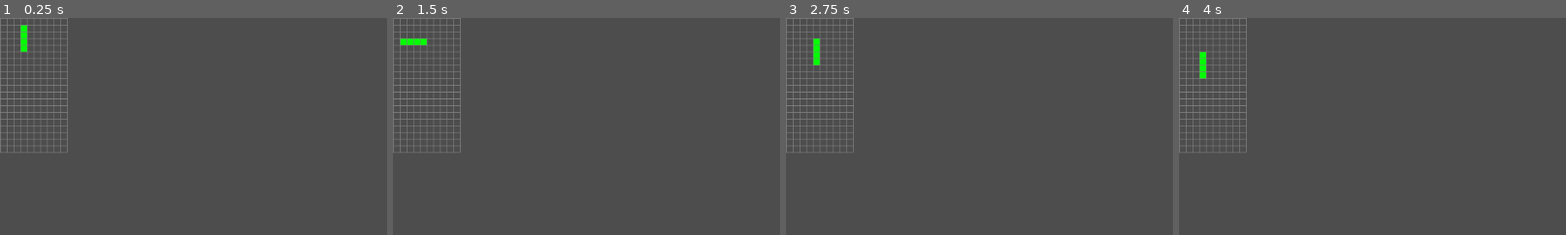
Above: before the commit, frames 1-4 (left to right).
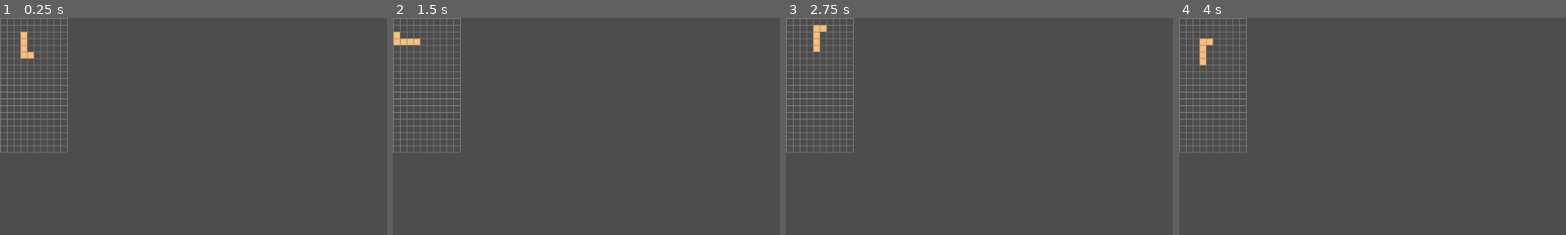
Above: after the commit, the same moments.

Repository: michaellawson96/Polyomino
Game: Godot game, scene res://scenes/Main.tscn
Two runs of this game, one before a commit and one after it. Both use one fixed random seed, a clock stepped at 60 frames per second and the inputs below.
Inputs:
- Up to frame 1 (0.25 s): no input
- Up to frame 2 (1.5 s): tap Enter at 0.5 s; hold Right (ui_right) 0.53-1.28 s; hold C (flip_h, bound only after the commit) 0.53-1.28 s; tap Space at 1.25 s; hold Left (ui_left) from 1.28 s (still down); tap Z (rotate_ccw) at 1.35 s
- Up to frame 3 (2.75 s): tap C (flip_h, bound only after the commit) at 1.55, 2.3 s; release Left (ui_left) at 2.03 s; hold Right (ui_right) from 2.03 s (still down); hold X (rotate_cw) from 2.03 s (still down)
- Up to frame 4 (4 s): tap Enter at 2.75 s; release X (rotate_cw) at 2.78 s; tap C (flip_h, bound only after the commit) at 2.85 s; tap Space at 3.5 s; release Right (ui_right) at 3.53 s; hold Left (ui_left) from 3.53 s (still down); hold C (flip_h, bound only after the commit) from 3.53 s (still down)
The pictures show only the part of the screen within x 0-50%, y 0-50%; the shares and areas given below are measured in that part.

The runs differ from the first frame. In frame 1, 0.3% of the frame differs, in the area x 5-9%, y 3-19%; in frame 2, 0.3%; in frame 3, 0.4%, in the area x 7-11%, y 3-22%; in frame 4, 0.4%.

Commit message:
PTP2 Step 10 - Define and Store Multiple Unique Polyomino Shapes

Diff:
--- a/project.godot
+++ b/project.godot
@@ -27,3 +27,8 @@
 "events": [Object(InputEventKey,"resource_local_to_scene":false,"resource_name":"","device":-1,"window_id":0,"alt_pressed":false,"shift_pressed":false,"ctrl_pressed":false,"meta_pressed":false,"pressed":false,"keycode":0,"physical_keycode":90,"key_label":0,"unicode":122,"echo":false,"script":null)
 ]
 }
+flip_h={
+"deadzone": 0.5,
+"events": [Object(InputEventKey,"resource_local_to_scene":false,"resource_name":"","device":-1,"window_id":0,"alt_pressed":false,"shift_pressed":false,"ctrl_pressed":false,"meta_pressed":false,"pressed":false,"keycode":0,"physical_keycode":67,"key_label":0,"unicode":99,"echo":false,"script":null)
+]
+}
--- a/scenes/Board.tscn
+++ b/scenes/Board.tscn
@@ -8,6 +8,7 @@
 board_width = 6
 board_height = 15
 cell_size = 38
+default_spawn_id = "L5"
 
 [node name="PolyominoContainer" type="Node2D" parent="."]
 
--- a/scripts/Board.gd
+++ b/scripts/Board.gd
@@ -1,4 +1,9 @@
+@tool
 extends Node2D
+
+const PolyData := preload("res://scripts/PolyominoData.gd")  # adjust path if needed
+
+var default_spawn_id: String = "I3"
 
 # === Configuration ===
 @export_range(1, 100) var board_width: int = 10:
@@ -21,6 +26,7 @@
 # ⬇️ NEW: single authoritative speed (cells per second). Positive=down, Negative=up, Zero=stop.
 @export_range(-10.0, 10.0, 0.1) var fall_rate: float = 1.0
 
+
 # === Internal References ===
 @onready var grid_overlay := $GridOverlay
 @onready var polyomino_container := $PolyominoContainer
@@ -30,6 +36,8 @@
 
 # === Initialization ===
 func _ready():
+	if Engine.is_editor_hint():
+		return
 	_spawn_test_polyomino()
 	_refresh_overlay()
 
@@ -89,28 +97,32 @@
 @export var polyomino_scene: PackedScene = preload("res://prefabs/Polyomino.tscn")
 
 func _spawn_test_polyomino() -> void:
-	var shape_data = PolyominoData.get_shape("I")
-	var poly = polyomino_scene.instantiate()
-	polyomino_container.add_child(poly)
-	poly.initialize(cell_size, Vector2(3, 2), shape_data.blocks, Color.GREEN)
-	_coerce_piece_into_horizontal_bounds(poly)  # <-- add this
-	_update_cell_size_for_children()
+	_spawn_from_id(default_spawn_id)
 
 # === End Test Code ===
 
 # === Input ===
 func _unhandled_input(event: InputEvent) -> void:
-	# Left/Right already here if you added nudging earlier:
 	if event.is_action_pressed("ui_left"):
 		_nudge_active_piece(-1)
 	elif event.is_action_pressed("ui_right"):
 		_nudge_active_piece(1)
 
-	# Rotation:
 	if event.is_action_pressed("rotate_cw"):   # X
 		_rotate_active_piece_cw_no_kick()
 	elif event.is_action_pressed("rotate_ccw"): # Z
 		_rotate_active_piece_ccw_no_kick()
+	elif event.is_action_pressed("flip_h"):     # C
+		_flip_active_piece_horizontal_no_kick()
+
+func _flip_active_piece_horizontal_no_kick() -> void:
+	var p := _get_active_polyomino()
+	if p == null:
+		return
+	var preview: Array[Vector2] = p.preview_flip_horizontal()
+	if _shape_fits_bounds(p, preview): # same bounds check; name is fine
+		p.apply_offsets(preview)
+
 
 
 # Move the current falling piece horizontally by dir (-1 left, +1 right)
@@ -209,7 +221,7 @@
 
 # Returns true if placing the given rotated offsets at the piece's grid_position
 # would keep ALL blocks inside [0..board_width-1] x [0..board_height-1].
-func _rotation_fits(piece: Polyomino, rotated: Array[Vector2]) -> bool:
+func _shape_fits_bounds(piece: Polyomino, rotated: Array[Vector2]) -> bool:
 	var base_x: int = int(piece.grid_position.x)
 	var base_y: int = int(piece.grid_position.y)
 	for i in range(rotated.size()):
@@ -227,7 +239,7 @@
 	if p == null:
 		return
 	var preview: Array[Vector2] = p.preview_rotate_clockwise()
-	if _rotation_fits(p, preview):
+	if _shape_fits_bounds(p, preview):
 		p.apply_offsets(preview)  # rotate; no position change
 	# else: ignore input (no kick)
 
@@ -236,5 +248,46 @@
 	if p == null:
 		return
 	var preview: Array[Vector2] = p.preview_rotate_counterclockwise()
-	if _rotation_fits(p, preview):
+	if _shape_fits_bounds(p, preview):
 		p.apply_offsets(preview)
+
+func _spawn_from_id(id: String, at_grid: Vector2 = Vector2(3, 2)) -> void:
+	var s: Dictionary = PolyData.get_shape(id)
+	if s.is_empty():
+		push_warning("Unknown shape id: %s" % id)
+		return
+
+	var poly: Polyomino = polyomino_scene.instantiate()
+	polyomino_container.add_child(poly)
+
+	var blocks: Array = s["blocks"]
+	var color: Color = s["color"]
+	poly.initialize(cell_size, at_grid, blocks, color)
+
+	_coerce_piece_into_horizontal_bounds(poly)
+	_update_cell_size_for_children()
+
+# 2) Dynamic dropdown built from PolyominoData.SHAPES via the static get_all()
+func _get_property_list() -> Array:
+	var list: Array = []
+
+	var ids: Array[String] = []
+	# Call the STATIC method directly on the preloaded script
+	var shapes: Array = PolyData.get_all()
+	for s in shapes:
+		if s.has("id"):
+			ids.append(String(s["id"]))
+	ids.sort()
+
+	# Fallback (optional)
+	if ids.is_empty():
+		ids = ["M1","D2","I3","L3","F5","X5","W5","T5","U5","V5","P5","N5","Y5","Z5","L5","I5"]
+
+	list.append({
+		"name": "default_spawn_id",
+		"type": TYPE_STRING,
+		"usage": PROPERTY_USAGE_DEFAULT,
+		"hint": PROPERTY_HINT_ENUM,
+		"hint_string": ",".join(ids)
+	})
+	return list
--- a/scripts/Polyomino.gd
+++ b/scripts/Polyomino.gd
@@ -72,6 +72,13 @@
 		out.append(Vector2(-off.y, off.x))  # (x, y) -> (-y, x)
 	return out
 
+func preview_flip_horizontal() -> Array[Vector2]:
+	var out: Array[Vector2] = []
+	for i in range(block_offsets.size()):
+		var off: Vector2 = block_offsets[i]
+		out.append(Vector2(-off.x, off.y)) # mirror across Y-axis
+	return out
+
 func apply_offsets(new_offsets: Array[Vector2]) -> void:
 	block_offsets = new_offsets
 	_redraw_blocks()
--- a/scripts/PolyominoData.gd
+++ b/scripts/PolyominoData.gd
@@ -1,16 +1,55 @@
-# scripts/PolyominoData.gd
+# PolyominoData.gd
+class_name PolyominoData
 extends Node
 
-class_name PolyominoData
+# Each entry: { id, blocks:Array[Vector2], color:Color }
+# Offsets are relative to (0,0). One representative per free shape (no rotations/flips duplicates).
+const SHAPES: Array[Dictionary] = [
+	# --- 1-cell ---
+	{ "id": "M1", "blocks": [Vector2(0, 0)], "color": Color8(240, 240, 240) },
 
-static func get_sample_shapes() -> Dictionary:
-	return {
-		"I": {
-			"blocks": [Vector2(0, -1), Vector2(0, 0), Vector2(0, 1), Vector2(0, 2)],
-			"pivot": Vector2(0, 0)
-		}
-	}
+	# --- 2-cells (domino) ---
+	{ "id": "D2", "blocks": [Vector2(0, 0), Vector2(1, 0)], "color": Color8(180, 180, 255) },
 
-static func get_shape(name: String) -> Dictionary:
-	var shapes = get_sample_shapes()
-	return shapes.get(name, null)
+	# --- 3-cells (triominoes) ---
+	# I3 (straight)
+	{ "id": "I3", "blocks": [Vector2(0, 0), Vector2(1, 0), Vector2(2, 0)], "color": Color8(180, 255, 180) },
+	# L3 (bent)
+	{ "id": "L3", "blocks": [Vector2(0, 0), Vector2(1, 0), Vector2(0, 1)], "color": Color8(255, 210, 160) },
+
+	# --- 5-cells (pentominoes, 12 free shapes) ---
+	# Coordinates chosen as compact representatives; all connected; include (0,0).
+	# F
+	{ "id": "F5", "blocks": [Vector2(0,0), Vector2(1,0), Vector2(1,1), Vector2(2,1), Vector2(1,-1)], "color": Color8(255,170,170) },
+	# I
+	{ "id": "I5", "blocks": [Vector2(0,0), Vector2(1,0), Vector2(2,0), Vector2(3,0), Vector2(4,0)], "color": Color8(170,255,255) },
+	# L
+	{ "id": "L5", "blocks": [Vector2(0,0), Vector2(0,1), Vector2(0,2), Vector2(0,3), Vector2(1,3)], "color": Color8(255,190,120) },
+	# P
+	{ "id": "P5", "blocks": [Vector2(0,0), Vector2(0,1), Vector2(1,0), Vector2(1,1), Vector2(0,2)], "color": Color8(220,160,255) },
+	# N
+	{ "id": "N5", "blocks": [Vector2(0,0), Vector2(1,0), Vector2(2,0), Vector2(2,1), Vector2(3,1)], "color": Color8(160,220,255) },
+	# T
+	{ "id": "T5", "blocks": [Vector2(0,0), Vector2(1,0), Vector2(2,0), Vector2(1,1), Vector2(1,2)], "color": Color8(255,220,160) },
+	# U
+	{ "id": "U5", "blocks": [Vector2(0,0), Vector2(2,0), Vector2(0,1), Vector2(1,1), Vector2(2,1)], "color": Color8(200,255,200) },
+	# V
+	{ "id": "V5", "blocks": [Vector2(0,0), Vector2(0,1), Vector2(0,2), Vector2(1,2), Vector2(2,2)], "color": Color8(255,200,200) },
+	# W
+	{ "id": "W5", "blocks": [Vector2(0,0), Vector2(1,1), Vector2(2,2), Vector2(1,0), Vector2(2,1)], "color": Color8(200,200,255) },
+	# X
+	{ "id": "X5", "blocks": [Vector2(1,0), Vector2(0,1), Vector2(1,1), Vector2(2,1), Vector2(1,2)], "color": Color8(200,255,200) },
+	# Y
+	{ "id": "Y5", "blocks": [Vector2(0,0), Vector2(1,0), Vector2(2,0), Vector2(3,0), Vector2(2,1)], "color": Color8(220,220,160) },
+	# Z
+	{ "id": "Z5", "blocks": [Vector2(0,0), Vector2(1,0), Vector2(1,1), Vector2(2,1), Vector2(2,2)], "color": Color8(160,200,255) },
+]
+
+static func get_all() -> Array[Dictionary]:
+	return SHAPES
+
+static func get_shape(id: String) -> Dictionary:
+	for s in SHAPES:
+		if s["id"] == id:
+			return s
+	return {}
